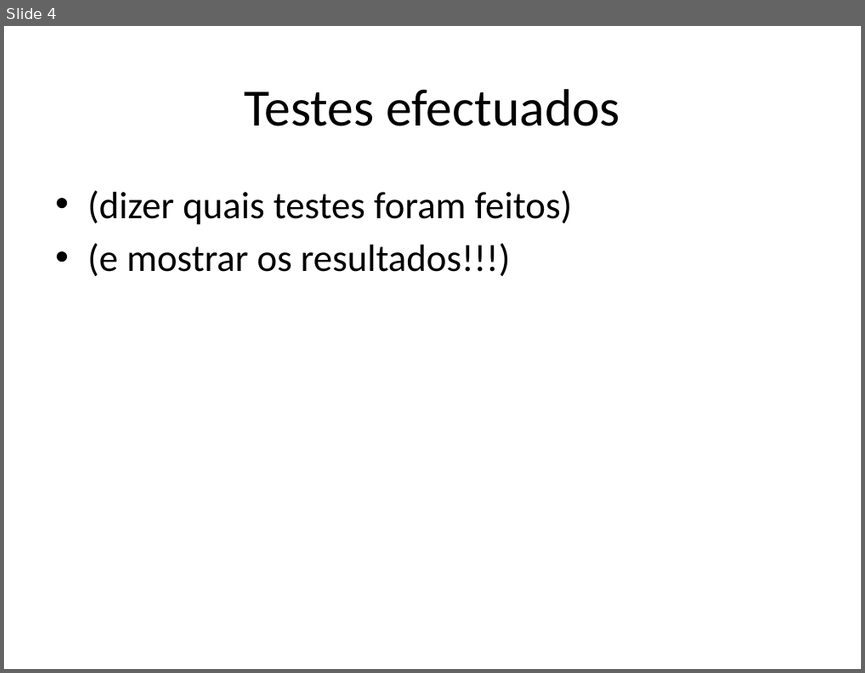
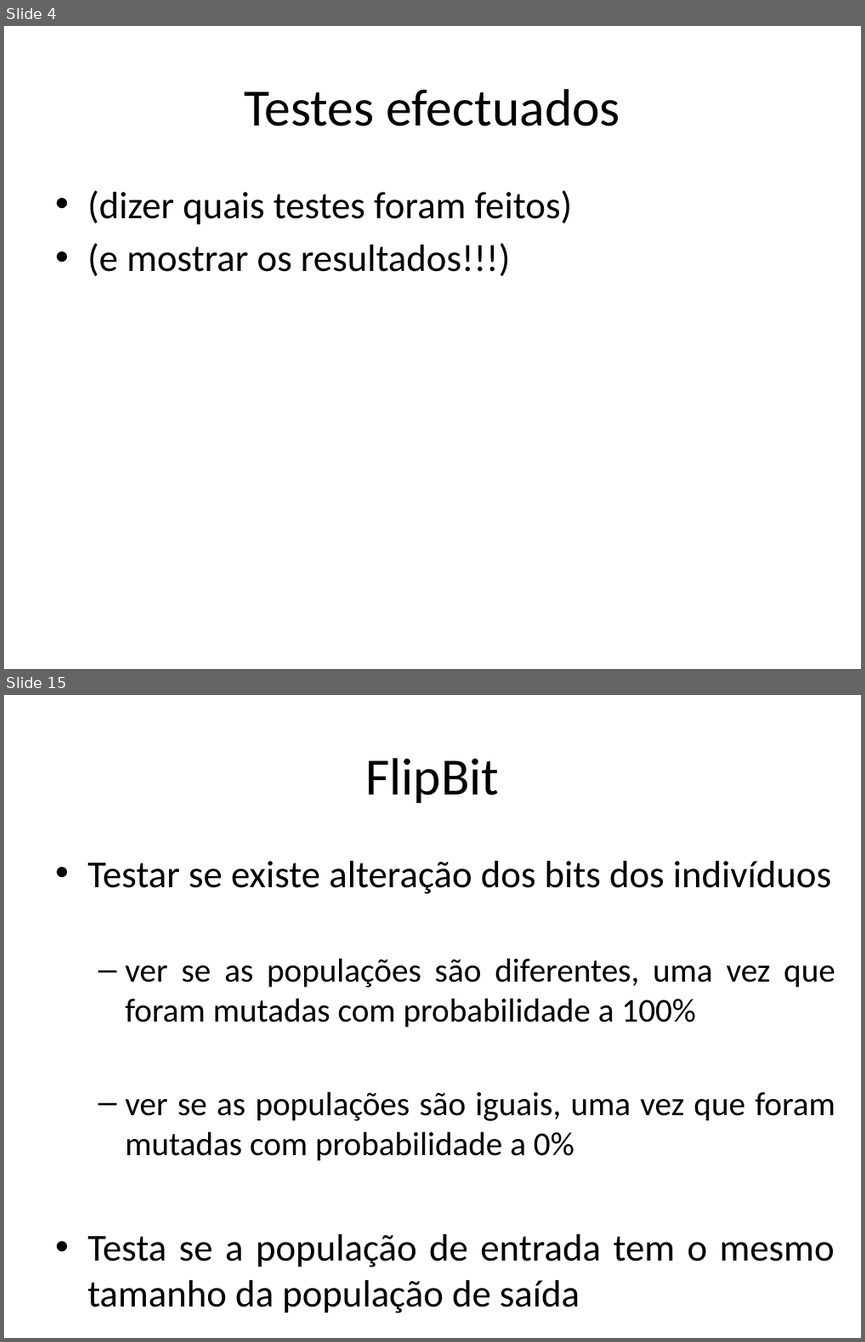
Before and after one commit to iptomar/genetic_11-12, a slide deck: ApresentacaoRelatorio_PSI_GeneticLAB.pptx. Shown one above the other, each under a label of ours: slide 4 before the commit, slides 4 and 15 after it; the slides between them are not shown. The pictures are 865x673 and 865x1342 pixels, drawn with LibreOffice and Linux fonts; fonts in the diff are those of the drawing. Boxes give left, top, right and bottom in pixels: in the first picture for what was removed or moved away, otherwise in the second. Text is boxed around its words. In the diff, an @@ line names an element or a change of style, - is before the commit and + after.

Commit message:
Alteração da Apresentação/Relatório: - Descrição dos testes efectuados
Ass: Pedro Isidoro, Aurélien Mota e Fábio Salvador.

```diff
--- a/ApresentacaoRelatorio_PSI_GeneticLAB.pptx
+++ b/ApresentacaoRelatorio_PSI_GeneticLAB.pptx
@@ slide 15 added at [4, 695, 861, 1338], background #FFFFFF @@
@@ title added at [365, 758, 499, 803], 44 pt, text #000000 @@
+FlipBit
@@ text added at [87, 861, 835, 1313], 28 pt, text #000000 @@
+• Testar se existe alteração dos bits dos indivíduos
+  – ver se as populações são diferentes, uma vez que foram mutadas com probabilidade a 100%
+  – ver se as populações são iguais, uma vez que foram mutadas com probabilidade a 0%
+• Testa se a população de entrada tem o mesmo tamanho da população de saída
```
Also in this commit, not shown: 1 slide changed, 15 other slides added.
